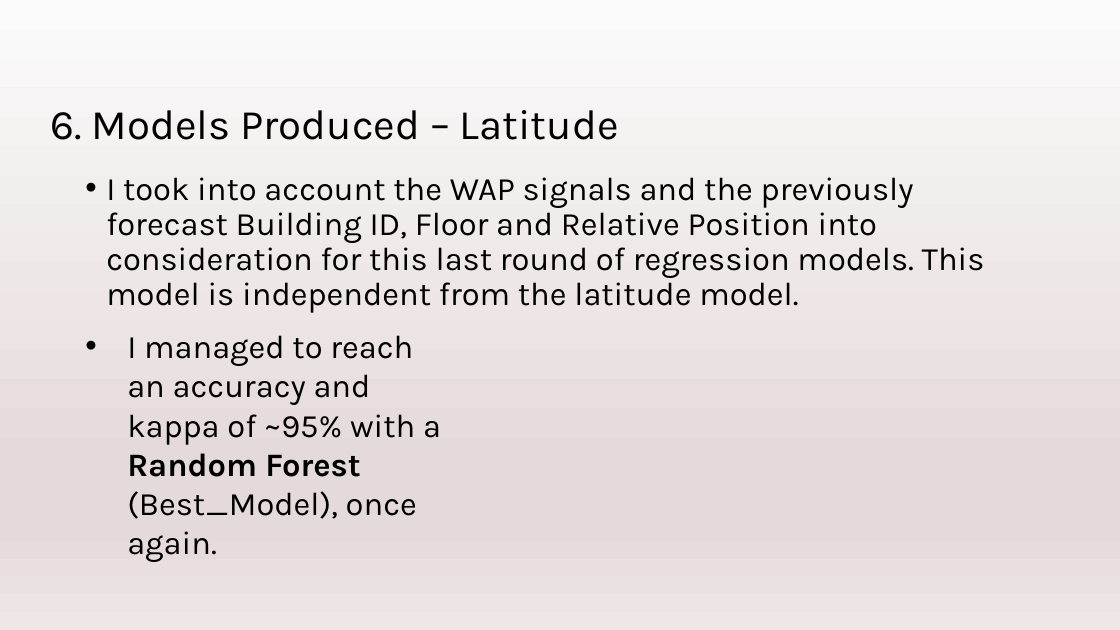
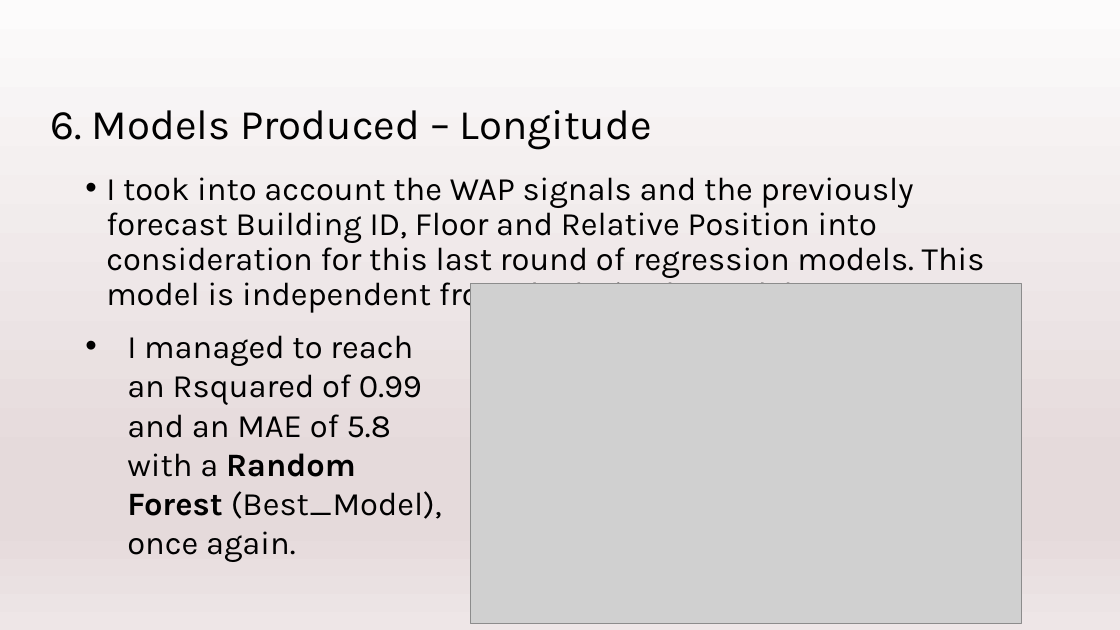
Before and after one commit to TomeBorges/IoT_Deep_Analytics_Visualization, a slide deck: slide 11 of Task3/Task3_ppt.pptx (slide 12 before the commit). Drawn at 1120x630 pixels with LibreOffice and Linux fonts; fonts in the diff are those of the drawing; grey boxes stand for pictures. Boxes give left, top, right and bottom in pixels: in the first picture for what was removed or moved away, otherwise in the second. Text is boxed around its words. In the diff, an @@ line names an element or a change of style, - is before the commit and + after.

```diff
--- a/Task3/Task3_ppt.pptx
+++ b/Task3/Task3_ppt.pptx
@@ title at (x1=50, y1=110, x2=652, y2=150): text changed @@
-6. Models Produced – Latitude
+6. Models Produced – Longitude
@@ picture added at (x1=471, y1=283, x2=1022, y2=623) @@
@@ text at (x1=127, y1=335, x2=442, y2=562): text changed @@
-• I managed to reach an accuracy and kappa of ~95% with a Random Forest (Best_Model), once again.
+• I managed to reach an Rsquared of 0.99 and an MAE of 5.8 with a Random Forest (Best_Model), once again.
```
Also in this commit, not shown: 8 other slides changed, 1 slide added.
